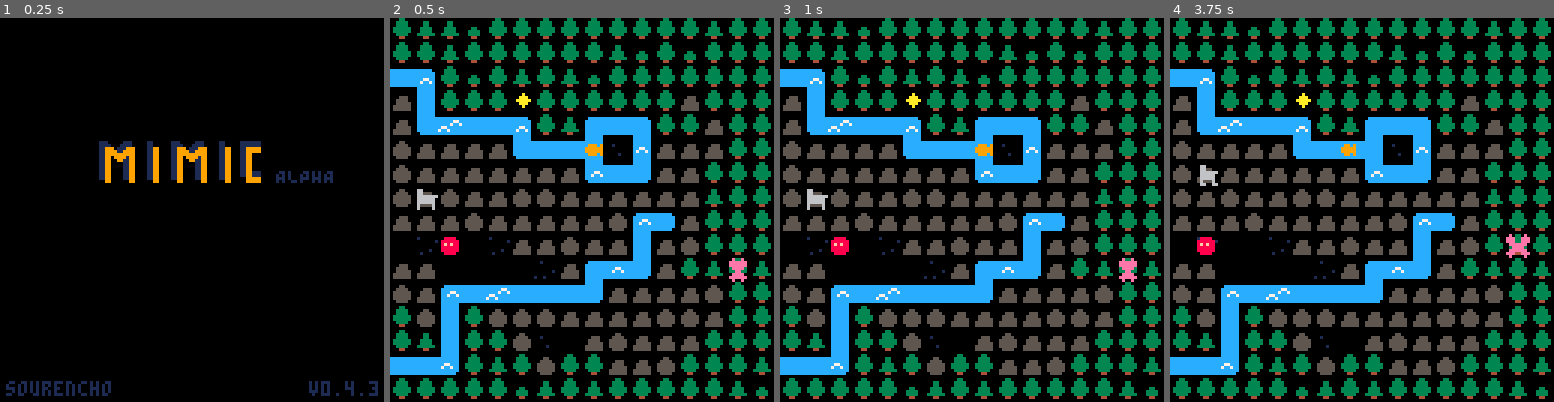
Above: before the commit, frames 1-4 (left to right).
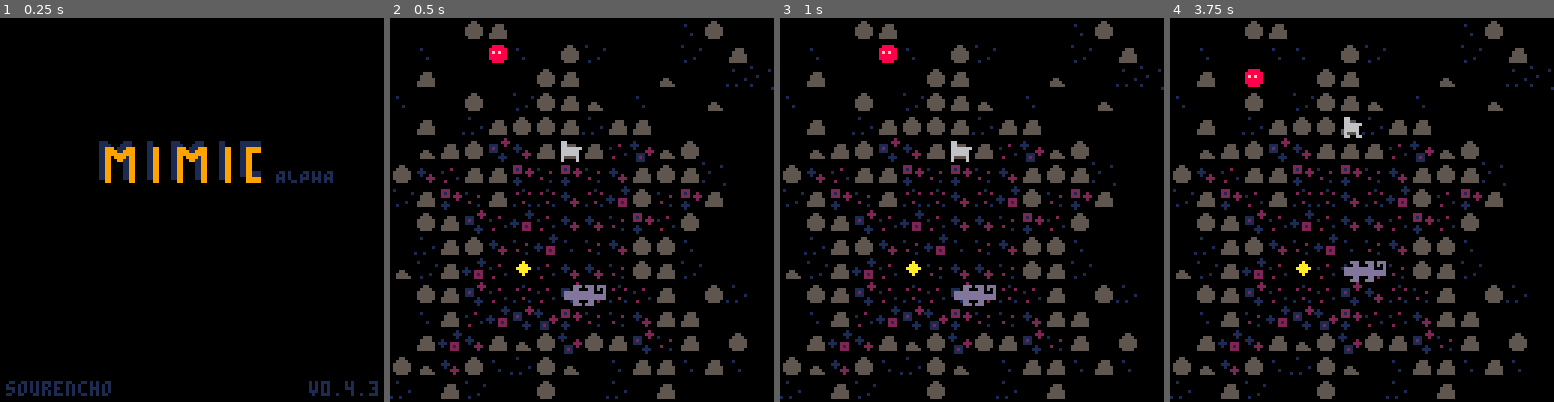
Above: after the commit, the same moments.

Repository: sourencho/mimic
Game: PICO-8 cartridge mimic.p8
Same seed, same stepped clock (60 frames per second), same inputs: the game is played once before the commit and once after it.
Inputs:
- Up to frame 1 (0.25 s): no input
- Up to frame 2 (0.5 s): tap X (X key) at 0.33 s
- Up to frame 3 (1 s): tap O (Z key) at 0.7 s
- Up to frame 4 (3.75 s): tap X (X key) at 1.07, 1.85, 2.97 s; hold Right 1.6-2.1 s; tap O (Z key) every 0.4 s from 1.7 to 3.7 s; hold Up 2.15-2.42 s; hold Right 2.47-3.03 s; hold Left 3.08-3.58 s; hold Down from 3.63 s (still down)

Frame 1 is identical in both runs. In frame 2, 43% of the frame differs, in the area x 0-100%, y 0-100%; in frame 3, 43%; in frame 4, 43%.

Commit message:
Fix minor map bug

Diff:
--- a/mimic.p8
+++ b/mimic.p8
@@ -9,7 +9,7 @@
 -- DATA
 
 -- SETTINGS
-start_level = 2
+start_level = 12
 level_count = 14
 skip_tutorial = true
 skip_levels = {3, 5, 6, 8}
@@ -1282,7 +1282,7 @@
                 level_static_tiles[i][j] = make_tile(tile_spr)
                 level_dynamic_tiles[i][j] = make_tile(ground_spr)
             else
-                print(tile_class.." tile not dynamic or static")
+                print(i.." "..j.." "..tile_class.." tile not dynamic or static")
             end
         end
     end
@@ -1548,7 +1548,7 @@
         col = flr(row / 4)
     end
     draw_particles()
-    draw_actor(pl)
+    --draw_actor(pl)
 end
 
 function draw_level()
@@ -2071,13 +2071,13 @@
 7516161525171407241424142424f5f4000000000000000000000000000000001414150714141414160606161605271414000000000000000000510000000000
 140515e5f7f6e7e5e6f6e71514051714000000000000009000000000000000000606140605151575f6e604f6e675161400000051720000000000000000000000
 7516161514150714141414353535e4e4000000000000000000000000000000001414051714140714061616160605141414000000000000000000000000000000
-140715e7f5e5f4e4e7e7e615151414000000000000000000000000000000000016141406161515b7e6e6e6e6f675161700000000000000000000000000000000
+140715e7f5e5f4e4e7e7e615151414140000000000000000000000000000000016141406161515b7e6e6e6e6f675161700000000000000000000000000000000
 c616161514151414241414353535f4e5000051720000000000000000000000001414051515050515050515051505141414000000000212420212422200000000
 1415f5e6152505f40515e5e7151405140000000000000000000000000000000006141716061574868494e4e674c6061400500000000000000000000000000000
 0505050514151714141434353535f5e5000000000000000000007100000000001414171414141414141414141427141414000000000313430313432300000000
 0525e60507170525140715150715071400000000000000000000000000000000061616161505a7160675f674d616161400000000000000000000000000000000
 0514241414151414141417353535f5e4005000000000000000000000000000001414141414141407141414141414141414000000000000000000000000000000
-1714152414140514141714151414000000000000000000000000000000000000061616150515751616a684c61616140700000000000000000000000000000000
+1714152414140514141714151414141400000000000000000000000000000000061616150515751616a684c61616140700000000000000000000000000000000
 050505050515141414373737e5e5e5e4000000000000000000000000000000001414141417141414141414171414141414000000000000000000000000000000
 
 
